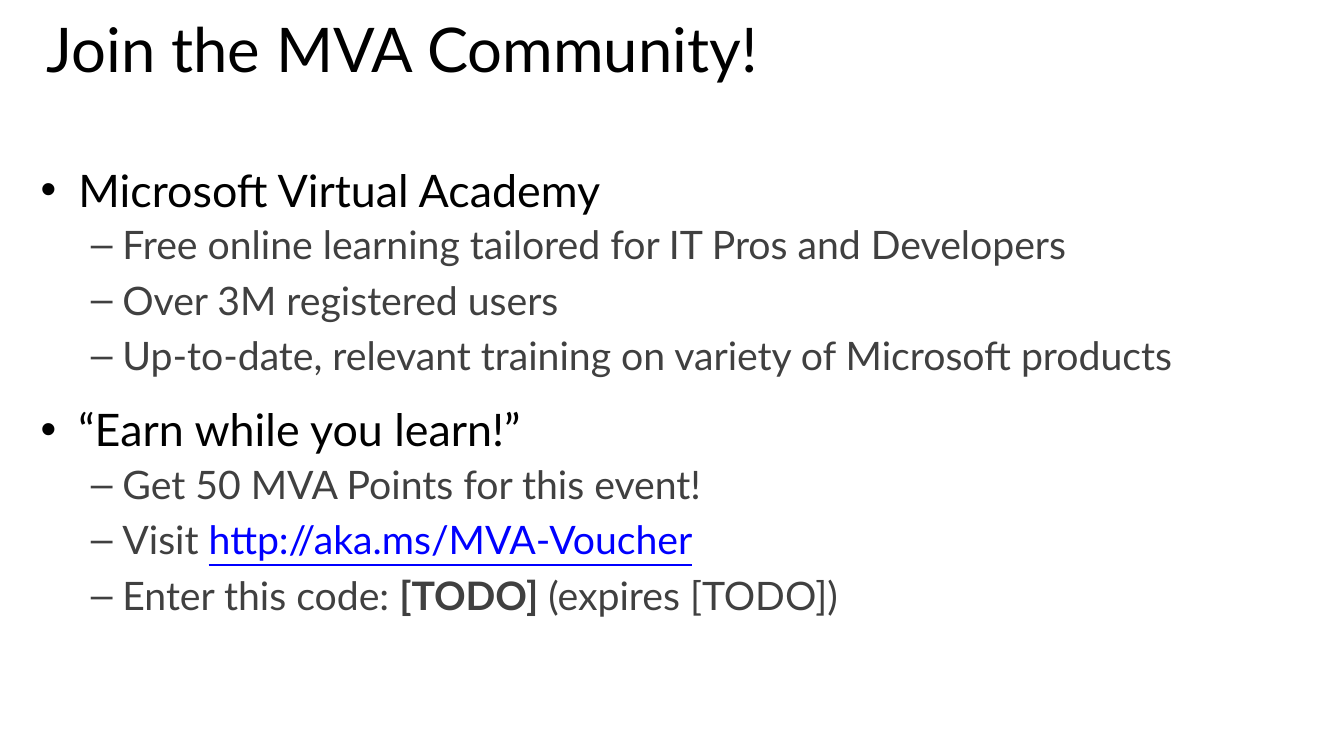
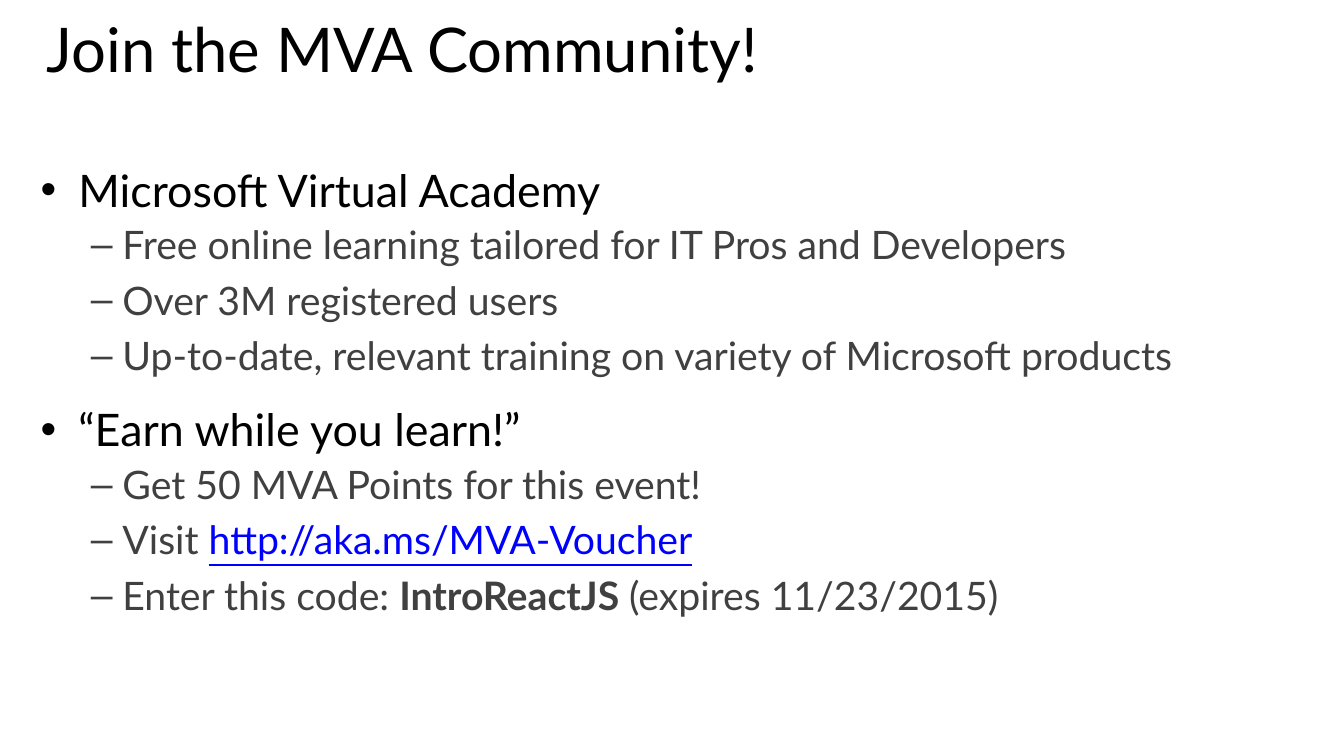
Before and after one commit to MicrosoftLearning/ReactJS, a slide deck: slide 6 of Slides/1 - Introducing React.pptx. Drawn at 1344x756 pixels with LibreOffice and Linux fonts; fonts in the diff are those of the drawing. Boxes give left, top, right and bottom in pixels: in the first picture for what was removed or moved away, otherwise in the second. Text is boxed around its words. In the diff, an @@ line names an element or a change of style, - is before the commit and + after.

Commit message:
Fixes to decks 1 and 5

```diff
--- a/Slides/1 - Introducing React.pptx
+++ b/Slides/1 - Introducing React.pptx
@@ text at box(122, 580, 999, 617): text changed @@
-  – Enter this code: [TODO] (expires [TODO])
+  – Enter this code: IntroReactJS (expires 11/23/2015)
```
Also in this commit, not shown: 2 other slides changed, 1 other file.
